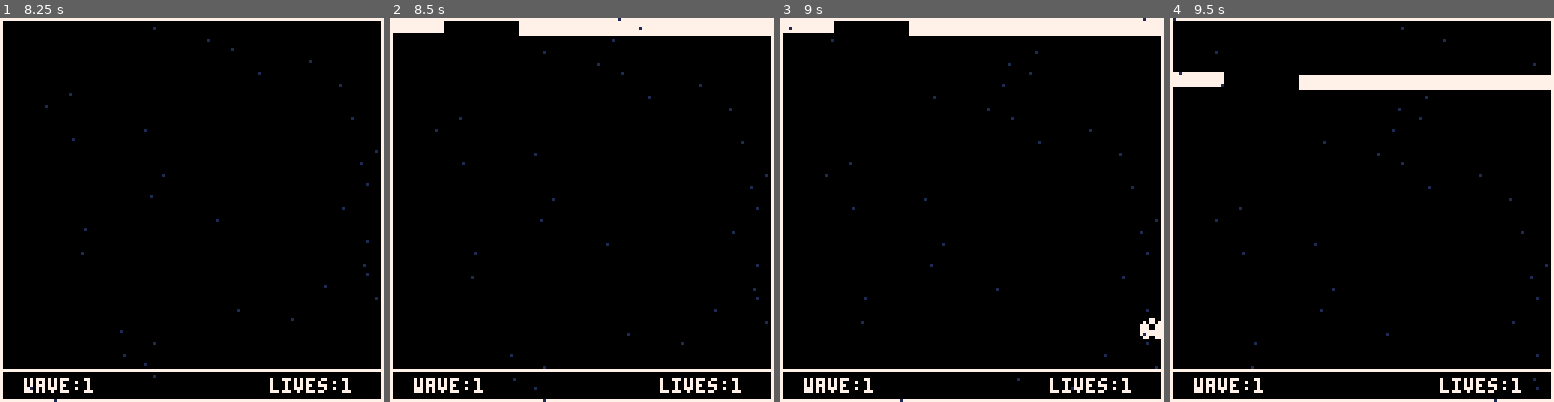
Above: before the commit, frames 1-4 (left to right).
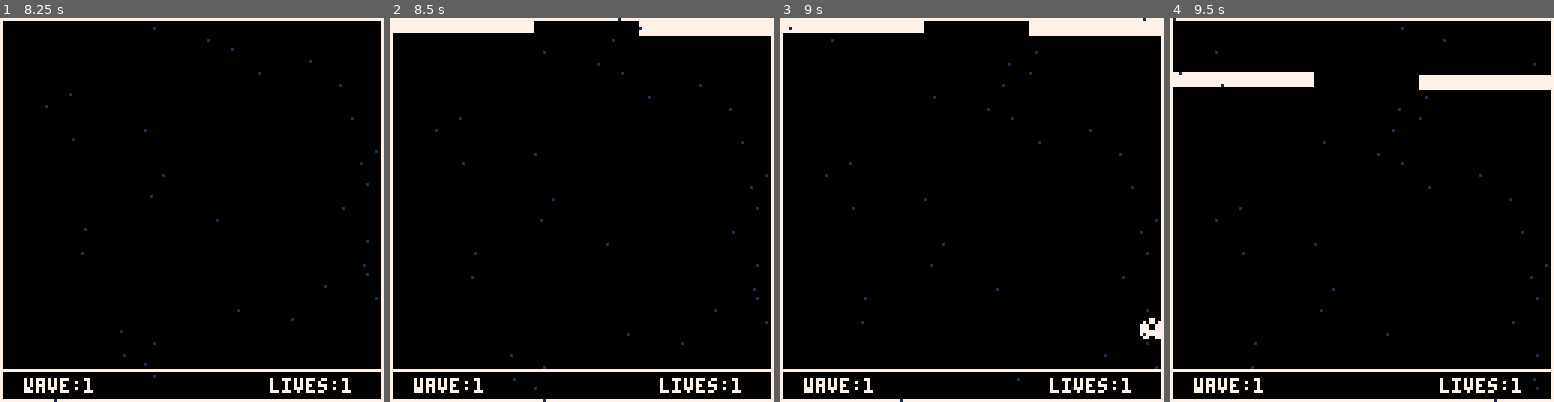
Above: after the commit, the same moments.

Repository: shen-sat/pilot
Game: PICO-8 cartridge pilot.p8
The game is run twice, just before and just after one commit, with the same random seed, the same clock (stepped at 60 frames per second) and the same inputs.
Inputs:
- Up to frame 1 (8.25 s): tap X (X key) at 0.33, 1.07, 1.85, 2.97, 4.08, 5.2, 6.32, 7.43 s; tap O (Z key) at 0.7, 1.7, 2.1, 2.5, 2.9, 3.3, 3.7, 4.1, 4.5, 4.9, 5.3, 5.7, 6.1, 6.5, 6.9, 7.3, 7.7, 8.1 s; hold Right 1.6-2.1 s; hold Right 2.47-3.03 s; hold Left 3.08-3.58 s; hold Right 4.02-4.68 s; hold Left 5.08-5.68 s; hold Right 6.08-6.58 s; hold Right 6.63-7.13 s; hold Right 7.5-8.07 s; hold Left from 8.12 s (still down)
- Up to frame 2 (8.5 s): keep holding Left
- Up to frame 3 (9 s): tap O (Z key) at 8.5, 8.9 s; tap X (X key) at 8.55 s; release Left at 8.62 s
- Up to frame 4 (9.5 s): hold Right from 9.05 s (still down); tap O (Z key) at 9.3 s

Frame 1 is identical in both runs. In frame 2, 1.7% of the frame differs, in the area x 14-65%, y 0-5%; in frame 3, 1.7%; in frame 4, 1.9%, in the area x 14-65%, y 14-19%.

Commit message:
Make wall gaps bigger

Diff:
--- a/pilot.p8
+++ b/pilot.p8
@@ -130,7 +130,7 @@
  barrier_time_modifier_original = 2.5
  barrier_time_pause = 1
  barrier_counter = 0
- wall_gap = 25
+ wall_gap = 35
  difficulty = 0
  wave = 1
  prev_wave = wave
Not shown, changed: TODO.txt
